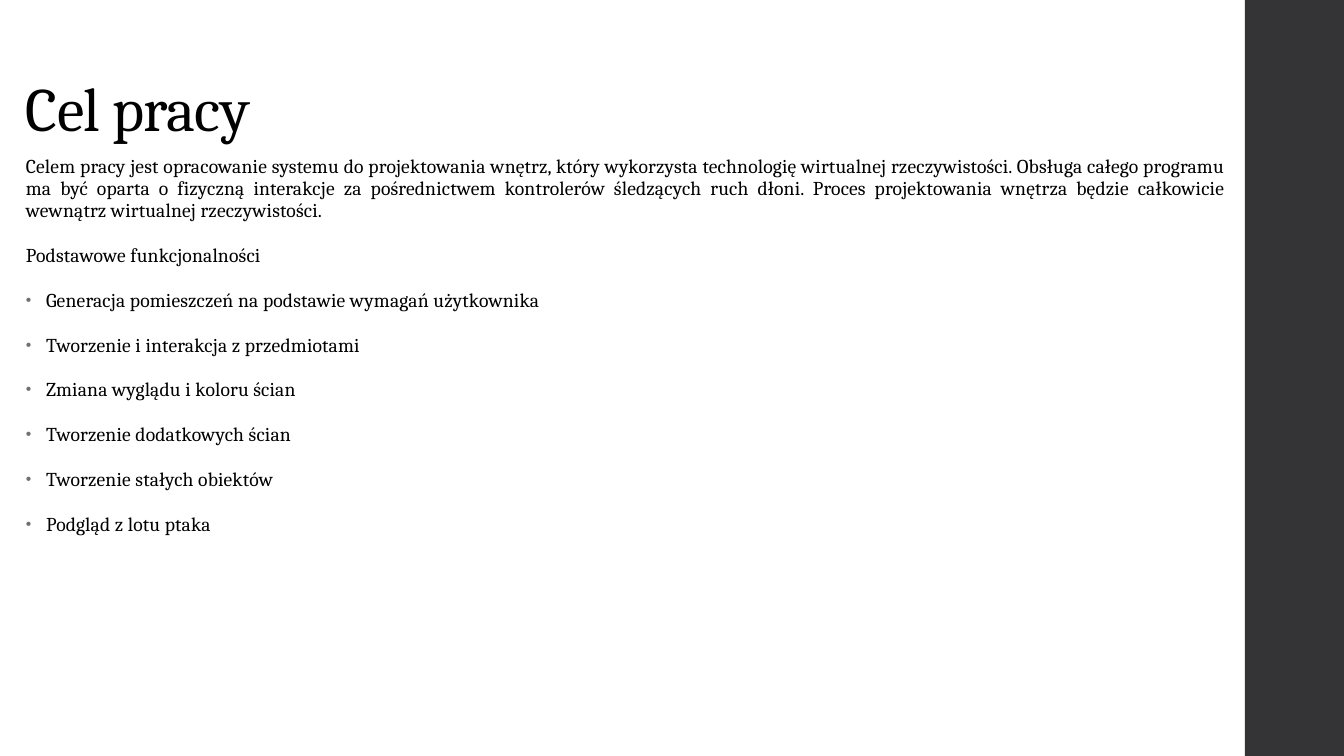
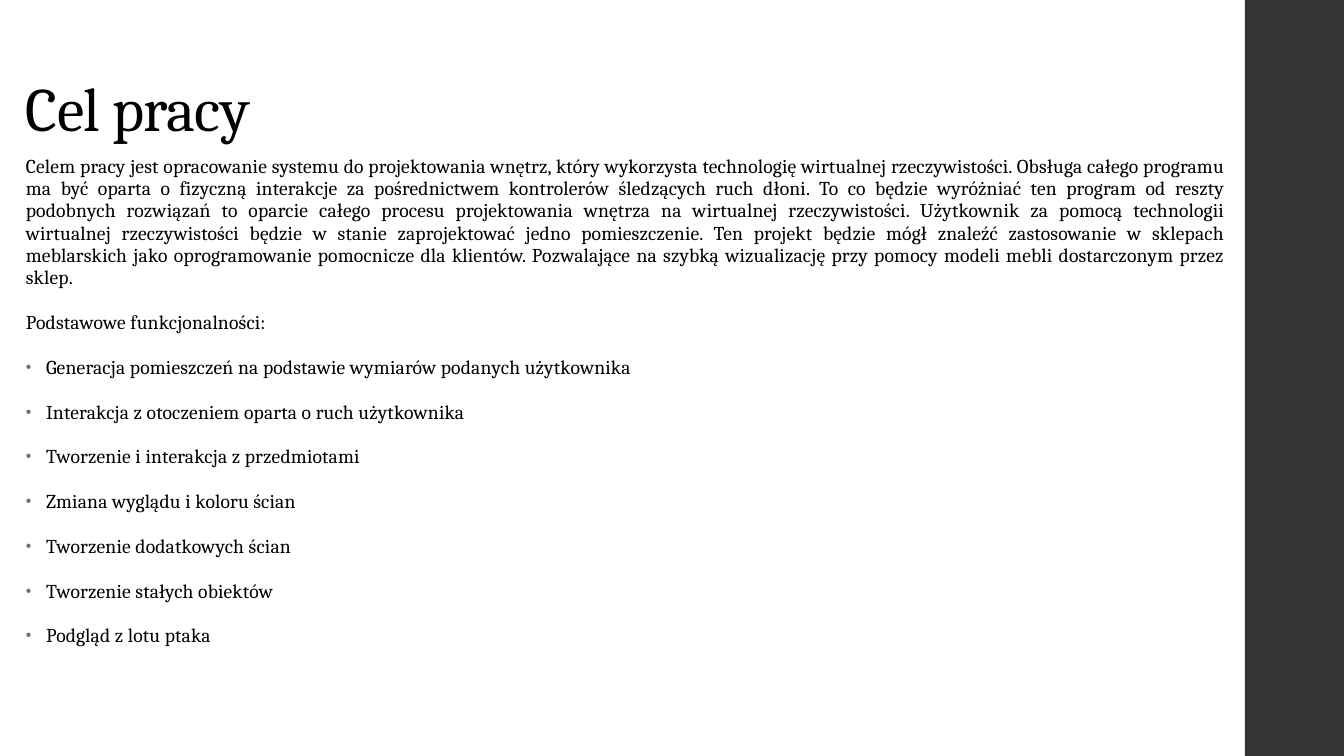
Before and after one commit to GlitchedGuest/PracaInzynieryjska, a slide deck: slide 4 of PrezentacjaAndrzejParuch.pptx. Drawn at 1344x756 pixels with LibreOffice and Linux fonts; fonts in the diff are those of the drawing. Boxes give left, top, right and bottom in pixels: in the first picture for what was removed or moved away, otherwise in the second. Text is boxed around its words. In the diff, an @@ line names an element or a change of style, - is before the commit and + after.

```diff
--- a/PrezentacjaAndrzejParuch.pptx
+++ b/PrezentacjaAndrzejParuch.pptx
@@ text at [26,159,1224,424]: text changed @@
-Celem pracy jest opracowanie systemu do projektowania wnętrz, który wykorzysta technologię wirtualnej rzeczywistości. Obsługa całego programu ma być oparta o fizyczną interakcje za pośrednictwem kontrolerów śledzących ruch dłoni. Proces projektowania wnętrza będzie całkowicie wewnątrz wirtualnej rzeczywistości.
-Podstawowe funkcjonalności
-• Generacja pomieszczeń na podstawie wymagań użytkownika
+Celem pracy jest opracowanie systemu do projektowania wnętrz, który wykorzysta technologię wirtualnej rzeczywistości. Obsługa całego programu ma być oparta o fizyczną interakcje za pośrednictwem kontrolerów śledzących ruch dłoni. To co będzie wyróżniać ten program od reszty podobnych rozwiązań to oparcie całego procesu projektowania wnętrza na wirtualnej rzeczywistości. Użytkownik za pomocą technologii wirtualnej rzeczywistości będzie w stanie zaprojektować jedno pomieszczenie. Ten projekt będzie mógł znaleźć zastosowanie w sklepach meblarskich jako oprogramowanie pomocnicze dla klientów. Pozwalające na szybką wizualizację przy pomocy modeli mebli dostarczonym przez sklep.
+Podstawowe funkcjonalności:
+• Generacja pomieszczeń na podstawie wymiarów podanych użytkownika
+• Interakcja z otoczeniem oparta o ruch użytkownika
```
Also in this commit, not shown: 1 other slide changed, 1 slide added.
